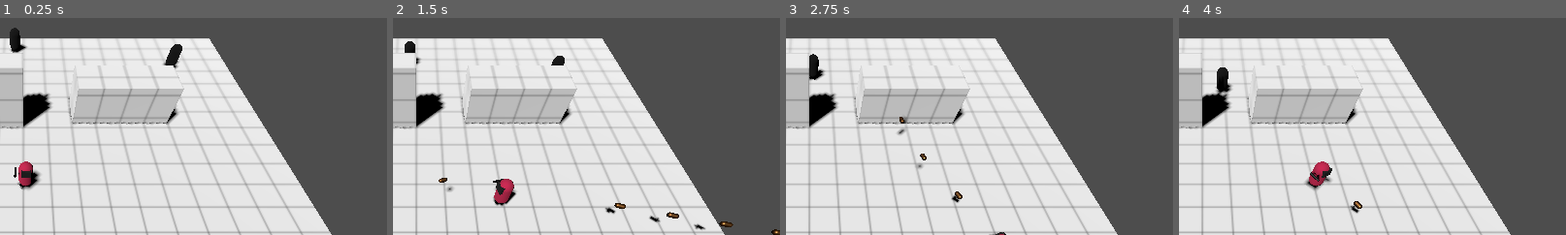
Above: before the commit, frames 1-4 (left to right).
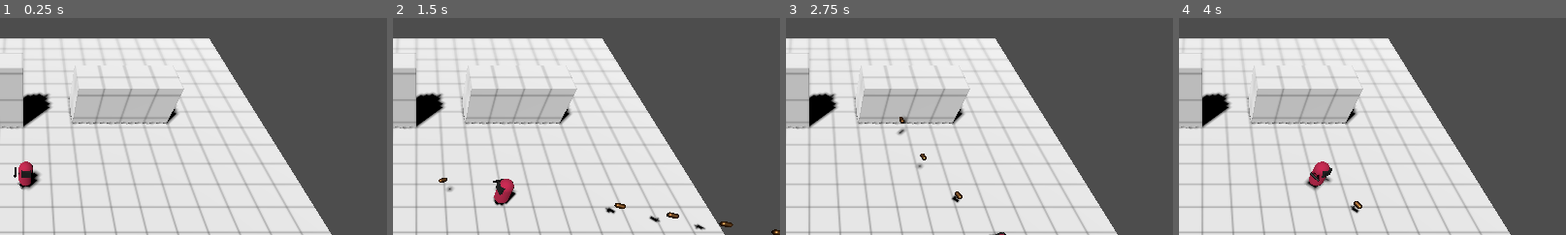
Above: after the commit, the same moments.

Repository: KrzysztofSieczkiewicz/Godot-TopDownShooter
Game: Godot game, scene res://Level.tscn
Two runs of this game, one before a commit and one after it. Both use one fixed random seed, a clock stepped at 60 frames per second and the inputs below.
Inputs (mouse positions are % of the whole screen's width and height, from its top left):
- Up to frame 1 (0.25 s): no input
- Up to frame 2 (1.5 s): tap Enter (ui_accept) at 0.5, 0.77 s; move the mouse to (72, 45) at 0.52 s; press the mouse at (72, 45) at 0.53 s; hold D (move_right) 0.53-1.28 s; move the mouse to (30, 55) at 1.27 s; release the mouse at (30, 55) at 1.28 s; hold S (move_down) from 1.28 s (still down); click (30, 55) at 1.35 s
- Up to frame 3 (2.75 s): tap Enter (ui_accept) at 1.52 s; move the mouse to (60, 28) at 2.02 s; release S (move_down) at 2.03 s; press the mouse at (60, 28) at 2.03 s; hold D (move_right) from 2.03 s (still down)
- Up to frame 4 (4 s): move the mouse to (45, 70) at 2.77 s; release D (move_right) at 2.78 s; release the mouse at (45, 70) at 2.78 s; hold W (move_up) 2.78-3.53 s; click (45, 70) at 2.85 s; tap Enter (ui_accept) at 3.02, 3.77 s; move the mouse to (80, 65) at 3.52 s; press the mouse at (80, 65) at 3.53 s; hold A (move_left) from 3.53 s (still down)
The pictures show only the part of the screen within x 47-97%, y 1-51%; the shares and areas given below are measured in that part.

The runs differ from the first frame. In frame 1, 0.6% of the frame differs, in the area x 2-48%, y 4-24%; in frame 2, 0.3%; in frame 3, 0.3%; in frame 4, 0.4%.

Commit message:
enemies spawning

Diff:
--- a/Enemy.gd
+++ b/Enemy.gd
@@ -1,4 +1,6 @@
 extends CharacterBody3D
+
+class_name Enemy
 
 @onready var nav_agent:NavigationAgent3D = $NavigationAgent3D
 @onready var player:CharacterBody3D = $"../Player"
--- a/GunController.gd
+++ b/GunController.gd
@@ -18,10 +18,8 @@
 
 func equip_weapon(weapon_to_equip):
 	if equipped_weapon:
-		print("replacing current weapon")
 		equipped_weapon.queue_free()
 	else:
-		print("equipping weapon")
 		equipped_weapon = weapon_to_equip.instantiate()
 		hand.add_child(equipped_weapon)
 
--- a/Level.tscn
+++ b/Level.tscn
@@ -1,9 +1,11 @@
-[gd_scene load_steps=7 format=3 uid="uid://32bje8twpok7"]
+[gd_scene load_steps=9 format=3 uid="uid://32bje8twpok7"]
 
 [ext_resource type="Script" path="res://Main.gd" id="1_gqqd2"]
 [ext_resource type="PackedScene" uid="uid://bi64qdo3f4pi7" path="res://Player.tscn" id="2_8ixkj"]
 [ext_resource type="Material" uid="uid://bcgidoghdh4cq" path="res://LevelGrid.tres" id="4_kpef2"]
+[ext_resource type="Script" path="res://Spawner.gd" id="5_1cdj5"]
 [ext_resource type="PackedScene" uid="uid://cj8f4pphg12mx" path="res://Enemy.tscn" id="5_winnr"]
+[ext_resource type="Script" path="res://Wave_1.gd" id="6_gv6ve"]
 
 [sub_resource type="NavigationMesh" id="NavigationMesh_td0ms"]
 vertices = PackedVector3Array(9.75, 0, -14.75, 19.25, 0, -14.75, 19.25, 0, -19.25, 6, 0, -14.75, 9.75, 0, -14.75, 19.25 …(1728 unchanged characters)…
@@ -28,12 +30,6 @@
 
 [node name="Camera3D" type="Camera3D" parent="."]
 transform = Transform3D(1, -8.73357e-09, -2.59573e-09, 6.61475e-09, 0.5, 0.866025, -6.26563e-09, -0.866025, 0.5, 0.0246363, 15.4117, 13.2064)
-
-[node name="Enemy" parent="." instance=ExtResource("5_winnr")]
-transform = Transform3D(1, 0, 0, 0, 1, 0, 0, 0, 1, -0.808674, 0.500002, -18.177)
-
-[node name="Enemy2" parent="." instance=ExtResource("5_winnr")]
-transform = Transform3D(1, 0, 0, 0, 1, 0, 0, 0, 1, 14.5755, 0.500002, -15.1511)
 
 [node name="NavigationRegion3D" type="NavigationRegion3D" parent="."]
 transform = Transform3D(1, 0, 0, 0, 1, 0, 0, 0, 1, -0.0985227, -0.0158694, -0.116805)
@@ -64,3 +60,28 @@
 use_collision = true
 mesh = SubResource("BoxMesh_b5bw0")
 material = ExtResource("4_kpef2")
+
+[node name="Spawner" type="Node3D" parent="."]
+transform = Transform3D(1, 0, 0, 0, 1, 0, 0, 0, 1, 4.06951, 0.810623, -14.6929)
+script = ExtResource("5_1cdj5")
+Enemy = ExtResource("5_winnr")
+
+[node name="Timer" type="Timer" parent="Spawner"]
+
+[node name="Waves" type="Node" parent="Spawner"]
+
+[node name="Wave_1" type="Node" parent="Spawner/Waves"]
+script = ExtResource("6_gv6ve")
+spawn_interval_seconds = 4.0
+
+[node name="Wave_2" type="Node" parent="Spawner/Waves"]
+script = ExtResource("6_gv6ve")
+num_enemies = 5
+spawn_interval_seconds = 2.0
+
+[node name="Wave_3" type="Node" parent="Spawner/Waves"]
+script = ExtResource("6_gv6ve")
+num_enemies = 9
+spawn_interval_seconds = 1.0
+
+[connection signal="timeout" from="Spawner/Timer" to="Spawner" method="_on_timer_timeout"]
--- /dev/null
+++ b/Spawner.gd
@@ -0,0 +1,50 @@
+extends Node3D
+
+@export var Enemy:PackedScene
+@onready var timer:Timer = $Timer
+
+var no_enemies_to_spawn:int
+var no_curr_enemies_killed:int
+
+var waves:Array
+var current_wave:Wave
+var current_wave_index:int = -1
+
+# Called when the node enters the scene tree for the first time.
+func _ready():
+	waves = $Waves.get_children()
+	start_next_wave()
+
+# Called every frame. 'delta' is the elapsed time since the previous frame.
+func _process(delta):
+	pass
+
+
+func start_next_wave():
+	current_wave_index += 1
+	no_curr_enemies_killed = 0
+
+	if current_wave_index < waves.size():
+		current_wave = waves[current_wave_index]
+		no_enemies_to_spawn = current_wave.num_enemies
+		timer.wait_time = current_wave.spawn_interval_seconds
+		timer.start()
+
+
+func connect_to_enemy_signals(enemy:Enemy):
+	var stats = enemy.get_node("Stats")
+	stats.you_died_signal.connect(_on_Enemy_Stats_you_died_signal)
+
+func _on_Enemy_Stats_you_died_signal():
+	no_curr_enemies_killed += 1
+
+func _on_timer_timeout():
+	if no_enemies_to_spawn:
+		var enemy = Enemy.instantiate()
+		connect_to_enemy_signals(enemy)
+		var scene_root = get_parent()
+		scene_root.add_child(enemy)
+		no_enemies_to_spawn -= 1
+	else:
+		if no_curr_enemies_killed == current_wave.num_enemies:
+			start_next_wave()
--- a/Stats.gd
+++ b/Stats.gd
@@ -13,7 +13,6 @@
 
 
 func take_hit(damage):
-	print("I'm hit! ", current_HP)
 	current_HP -= 1
 
 	if current_HP <= 0:
--- /dev/null
+++ b/Wave_1.gd
@@ -0,0 +1,15 @@
+extends Node
+
+class_name Wave
+
+@export var num_enemies:int = 3
+@export var spawn_interval_seconds:float = 3.0
+
+# Called when the node enters the scene tree for the first time.
+func _ready():
+	pass # Replace with function body.
+
+
+# Called every frame. 'delta' is the elapsed time since the previous frame.
+func _process(delta):
+	pass
